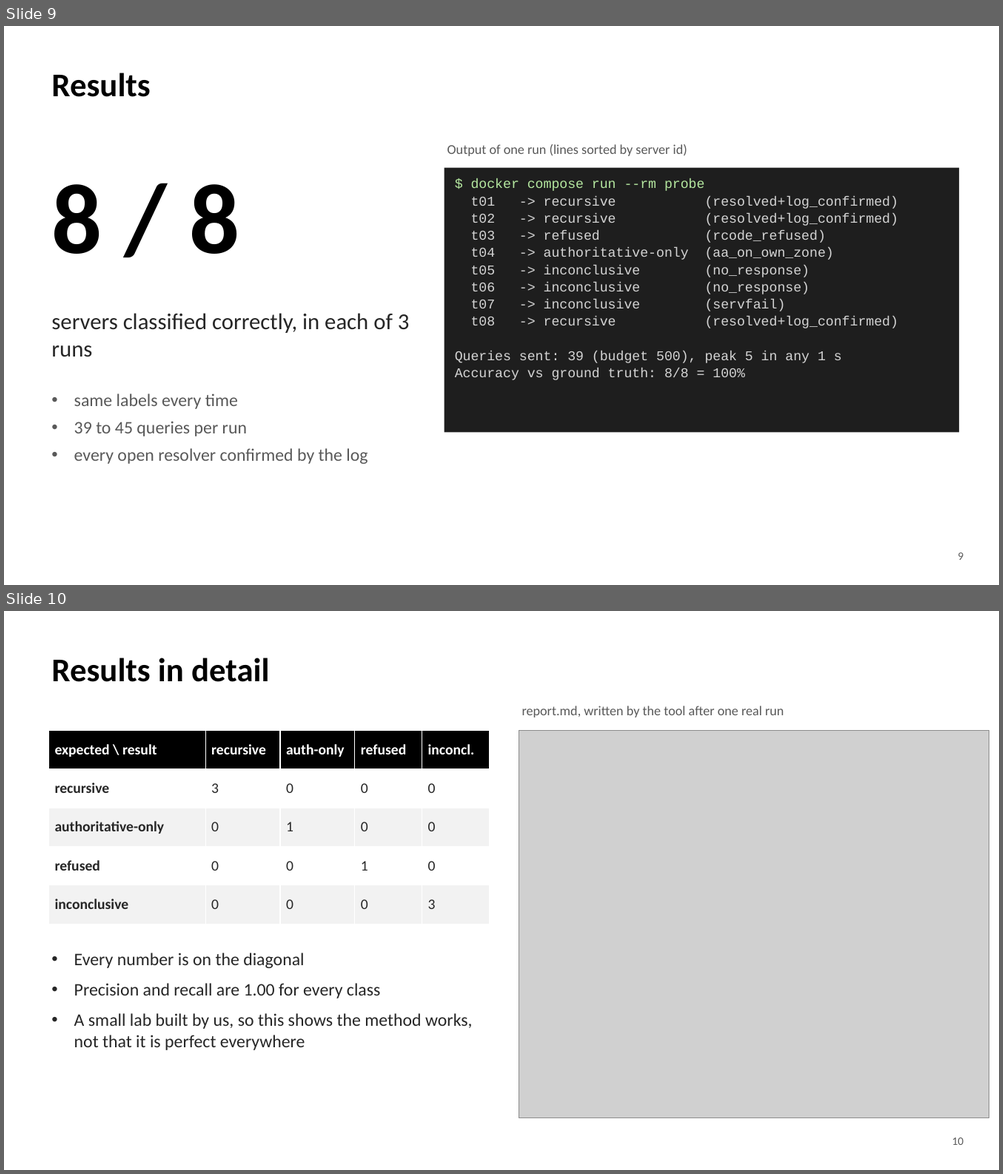
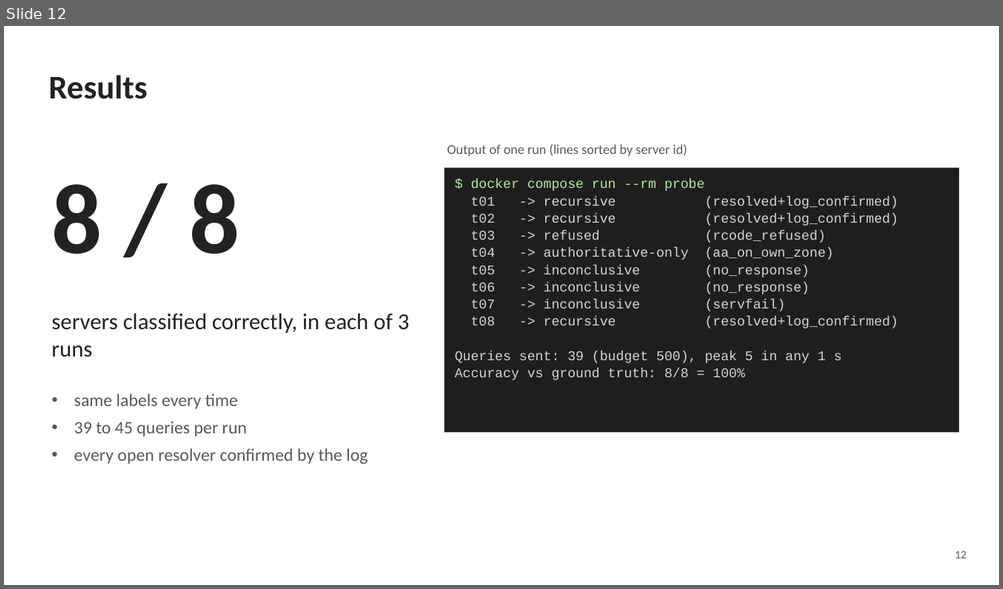
Before and after one commit to saurav-kr1/ps012-dns-resolver-exposure, a slide deck: docs/PS-012_Presentation.pptx. Shown one above the other, each under a label of ours: slides 9 and 10 before the commit, slide 12 after it. The pictures are 1003x1174 and 1003x589 pixels, drawn with LibreOffice and Linux fonts; fonts in the diff are those of the drawing; grey boxes stand for pictures. Boxes give left, top, right and bottom in pixels: in the first picture for what was removed or moved away, otherwise in the second. Text is boxed around its words. In the diff, an @@ line names an element or a change of style, - is before the commit and + after.

Commit message:
Update final presentation (v2, 16 slides)
Final slide deck with the new lab, rules, results and limitations slides.

```diff
--- a/docs/PS-012_Presentation.pptx
+++ b/docs/PS-012_Presentation.pptx
@@ slide 10 removed at (4, 611, 999, 1170), background #FFFFFF @@
@@ text removed at (51, 658, 269, 682) @@
-Results in detail
@@ text removed at (522, 706, 783, 718) @@
-report.md, written by the tool after one real run
@@ table removed at (48, 730, 489, 924), 5 rows, 5 columns @@
-expected \ result | recursive | auth-only | refused | inconcl.
-recursive | 3 | 0 | 0 | 0
-authoritative-only | 0 | 1 | 0 | 0
-refused | 0 | 0 | 1 | 0
-inconclusive | 0 | 0 | 0 | 3
@@ picture removed at (519, 730, 989, 1119) @@
@@ text removed at (74, 953, 472, 1051) @@
-• Every number is on the diagonal
-• Precision and recall are 1.00 for every class
-• A small lab built by us, so this shows the method works, not that it is perfect everywhere
@@ text removed at (952, 1138, 964, 1145) @@
-10
@@ what was slide 9 is now slide 12 @@
@@ slide 12 changed as well @@
@@ text "Results" at (48, 75, 147, 99): text colour #000000 to #222222 @@
@@ text "8 / 8" at (51, 184, 240, 254): text colour #000000 to #222222 @@
@@ text at (955, 551, 967, 559): text changed @@
-9
+12
```
Also in this commit, not shown: 9 other slides changed, 6 slides added, 4 other slides removed, 1 other file.
